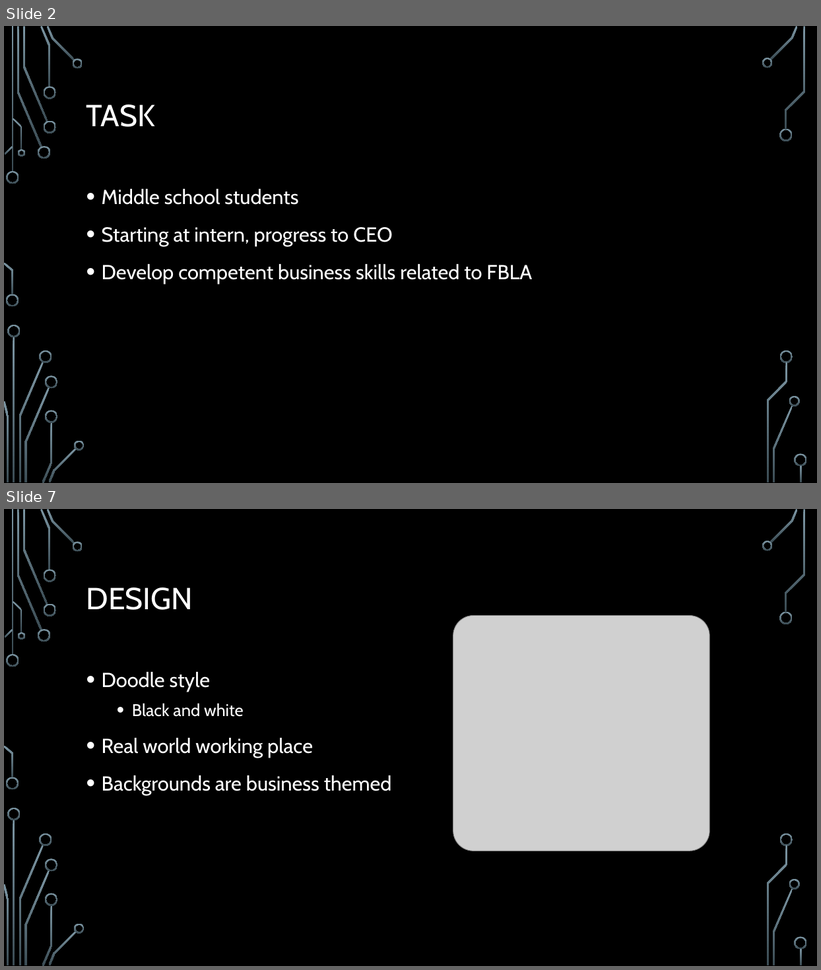
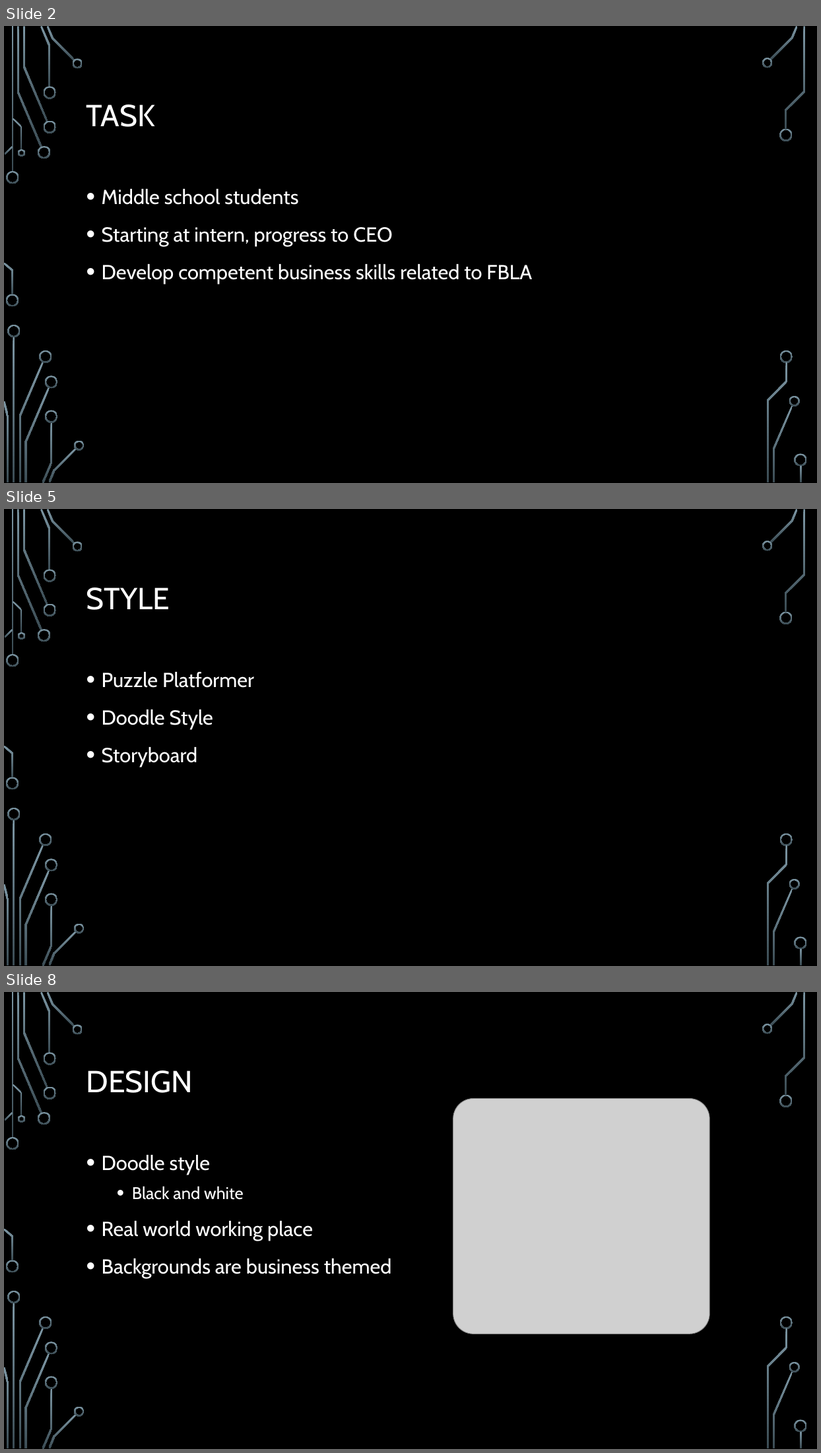
Before and after one commit to MHSCSClub/FBLA_GameSimulation_2014, a slide deck: Powerpoint.pptx. Shown one above the other, each under a label of ours: slides 2 and 7 before the commit, slides 2, 5 and 8 after it; the slides between them are not shown. The pictures are 821x970 and 821x1453 pixels, drawn with LibreOffice and Linux fonts; fonts in the diff are those of the drawing; grey boxes stand for pictures; background and template pictures are left out. Boxes give left, top, right and bottom in pixels: in the first picture for what was removed or moved away, otherwise in the second. Text is boxed around its words. In the diff, an @@ line names an element or a change of style, - is before the commit and + after.

```diff
--- a/Powerpoint.pptx
+++ b/Powerpoint.pptx
@@ slide 5 added at <box>4,509,817,966</box>, background picture (left out); not listed: 36 template elements that a slide beside it also shows @@
@@ title added at <box>86,588,170,610</box>, 36 pt, text #FFFFFF @@
+STYLE
@@ text added at <box>102,672,254,767</box>, 24 pt, text #FFFFFF @@
+• Puzzle Platformer
+• Doodle Style
+• Storyboard
@@ what was slide 7 is now slide 8 @@
```
Also in this commit, not shown: 4 slides changed.
